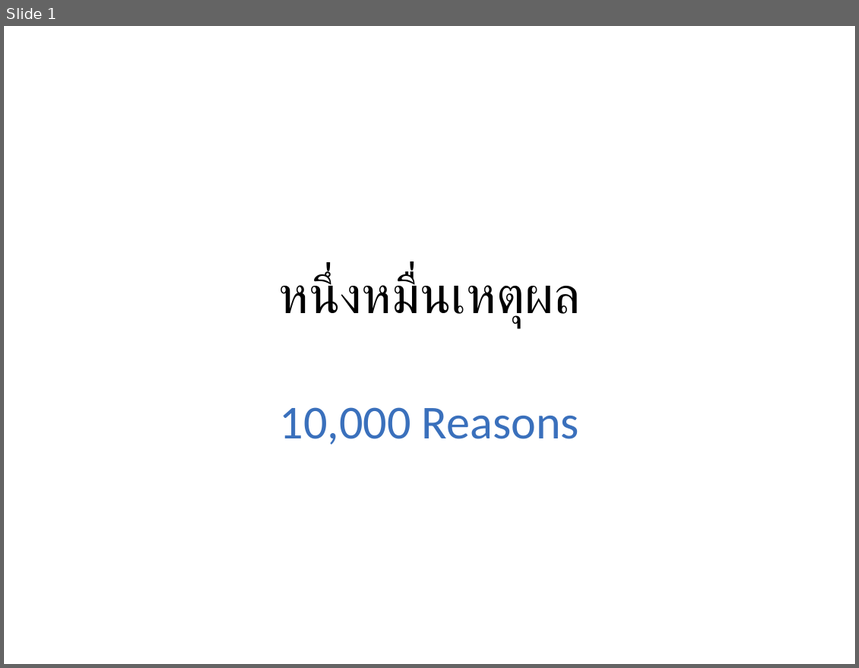
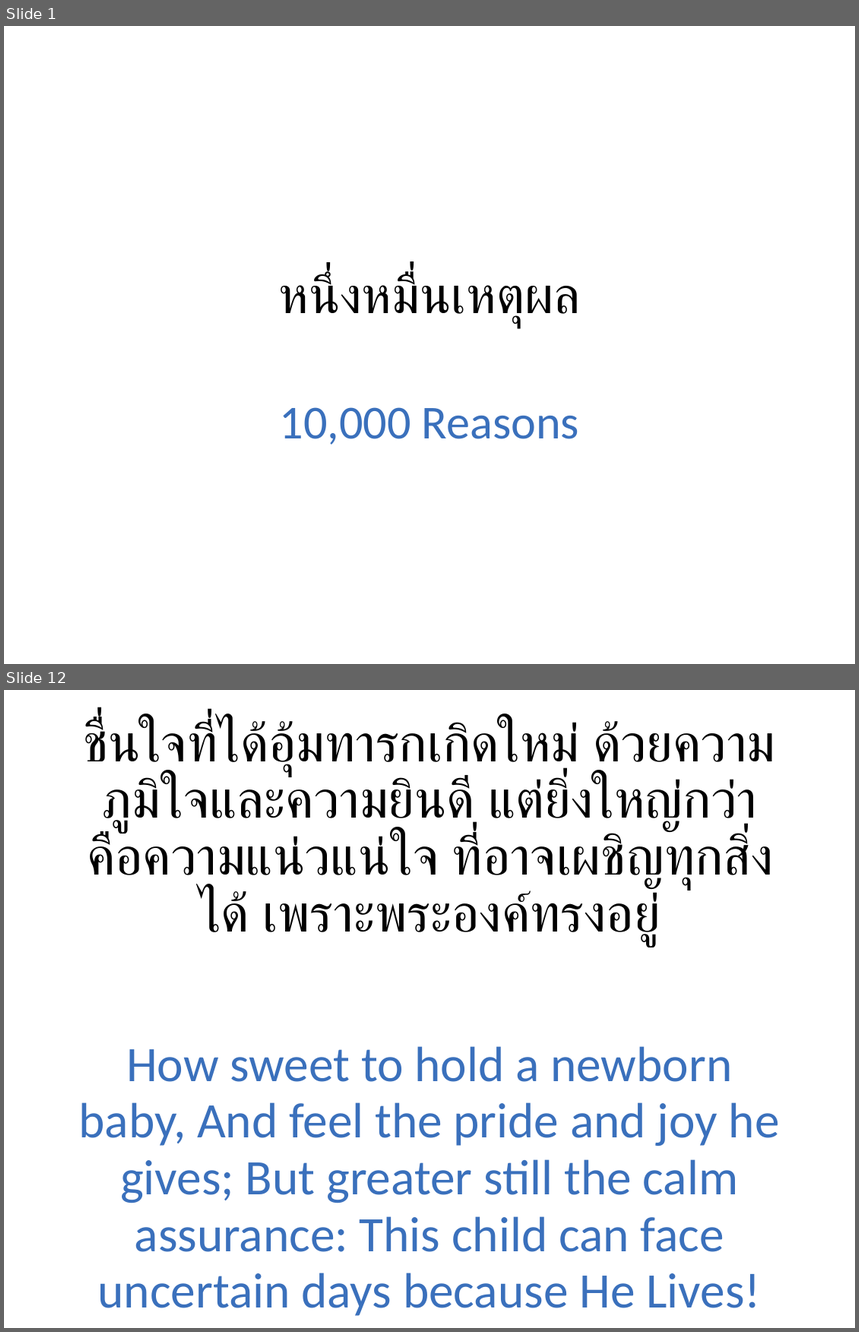
Before and after one commit to mightmay/songpptcreator, a slide deck: finishedppt/WorshipSongs.pptx. Shown one above the other, each under a label of ours: slide 1 before the commit, slides 1 and 12 after it; the slides between them are not shown. The pictures are 859x668 and 859x1332 pixels, drawn with LibreOffice and Linux fonts; fonts in the diff are those of the drawing. Boxes give left, top, right and bottom in pixels: in the first picture for what was removed or moved away, otherwise in the second. Text is boxed around its words. In the diff, an @@ line names an element or a change of style, - is before the commit and + after.

```diff
--- a/finishedppt/WorshipSongs.pptx
+++ b/finishedppt/WorshipSongs.pptx
@@ slide 12 added at (4,690,855,1328), background #FFFFFF @@
@@ text added at (83,720,775,946), 45 pt, text #000000 @@
+ชื่นใจที่ได้อุ้มทารกเกิดใหม่ ด้วยความภูมิใจและความยินดี แต่ยิ่งใหญ่กว่าคือความแน่วแน่ใจ ที่อาจเผชิญทุกสิ่งได้ เพราะพระองค์ทรงอยู่
@@ text added at (79,1046,780,1316), 42 pt, text #3A70BC @@
+How sweet to hold a newborn baby, And feel the pride and joy he gives; But greater still the calm assurance: This child can face uncertain days because He Lives!
```
Also in this commit, not shown: 7 slides changed, 28 other slides added, 2 other files.
